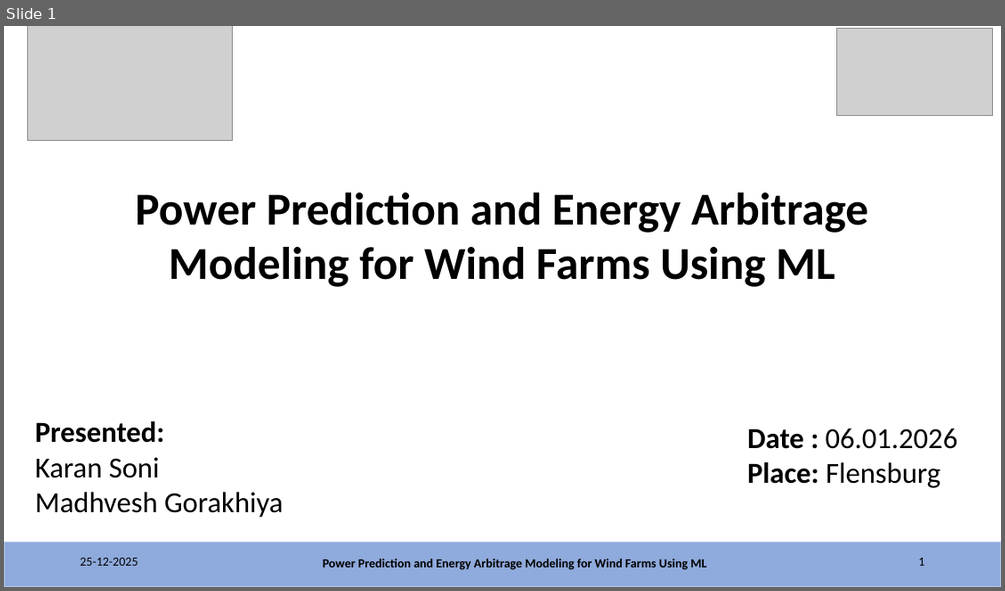
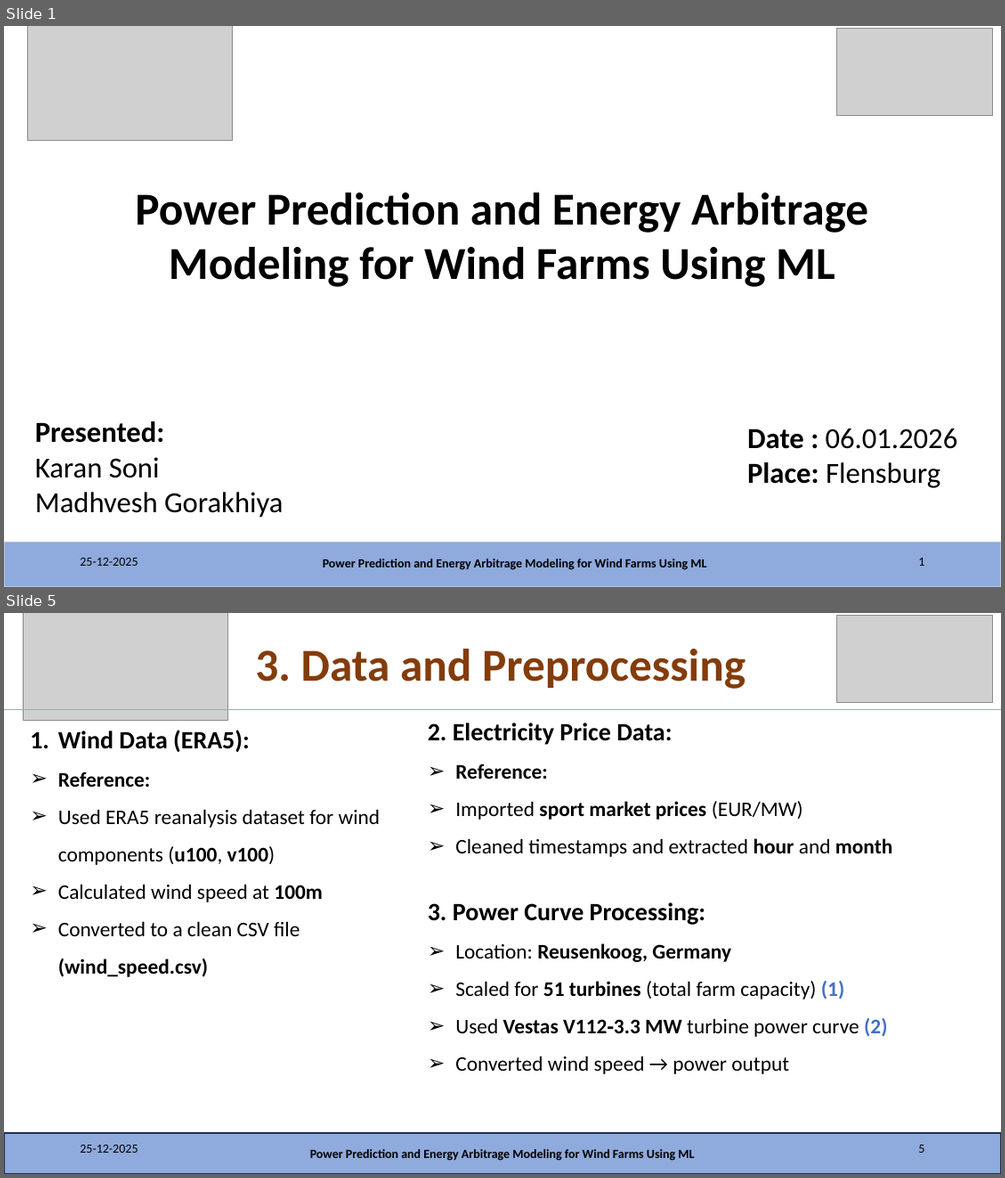
Before and after one commit to MadhaveshG/wind-h2-arbitrage, a slide deck: Presentation/Presentation_06_01_2026.pptx. Shown one above the other, each under a label of ours: slide 1 before the commit, slides 1 and 5 after it; the slides between them are not shown. The pictures are 1005x591 and 1005x1178 pixels, drawn with LibreOffice and Linux fonts; fonts in the diff are those of the drawing; grey boxes stand for pictures. Boxes give left, top, right and bottom in pixels: in the first picture for what was removed or moved away, otherwise in the second. Text is boxed around its words. In the diff, an @@ line names an element or a change of style, - is before the commit and + after.

```diff
--- a/Presentation/Presentation_06_01_2026.pptx
+++ b/Presentation/Presentation_06_01_2026.pptx
@@ slide 5 added at <box>4,613,1001,1174</box>, background #FFFFFF @@
@@ picture added at <box>23,613,228,720</box> @@
@@ picture added at <box>836,616,992,702</box> @@
@@ title added at <box>255,649,745,689</box>, 44 pt, text #843C0B, bold @@
+3. Data and Preprocessing
@@ line added from (4, 709) to (1001, 709), #8FAADC 0.5 pt @@
@@ text added at <box>58,730,380,977</box>, 20 pt, text #000000 @@
+1. Wind Data (ERA5):
+➢ Reference:
+➢ Used ERA5 reanalysis dataset for wind components (u100, v100)
+➢ Calculated wind speed at 100m
+➢ Converted to a clean CSV file (wind_speed.csv)
@@ text added at <box>428,722,893,857</box>, 20 pt, text #000000, bold @@
+2. Electricity Price Data:
+➢ Reference:
+➢ Imported sport market prices (EUR/MW)
+➢ Cleaned timestamps and extracted hour and month
@@ text added at <box>428,902,887,1074</box>, 20 pt, text #000000 @@
+3. Power Curve Processing:
+➢ Location: Reusenkoog, Germany
+➢ Scaled for 51 turbines (total farm capacity) (1)
+➢ Used Vestas V112‑3.3 MW turbine power curve (2)
+➢ Converted wind speed → power output
@@ rectangle added at <box>4,1133,1001,1174</box>, fill #8FAADC, outline #1E3256 1 pt @@
@@ text added at <box>80,1144,138,1152</box>, 12 pt, text #000000 @@
+25-12-2025
@@ page number added at <box>918,1144,924,1152</box>, 12 pt, text #000000 @@
+5
@@ text added at <box>310,1149,694,1160</box>, 12 pt, text #000000, bold @@
+Power Prediction and Energy Arbitrage Modeling for Wind Farms Using ML
```
Also in this commit, not shown: 3 slides changed, 3 other slides added, 5 other files.
